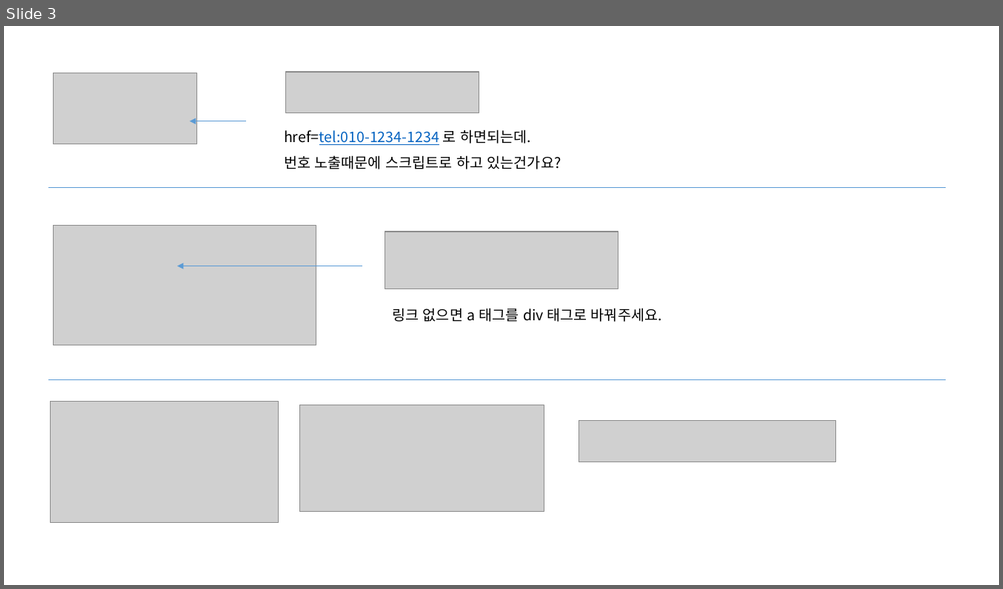
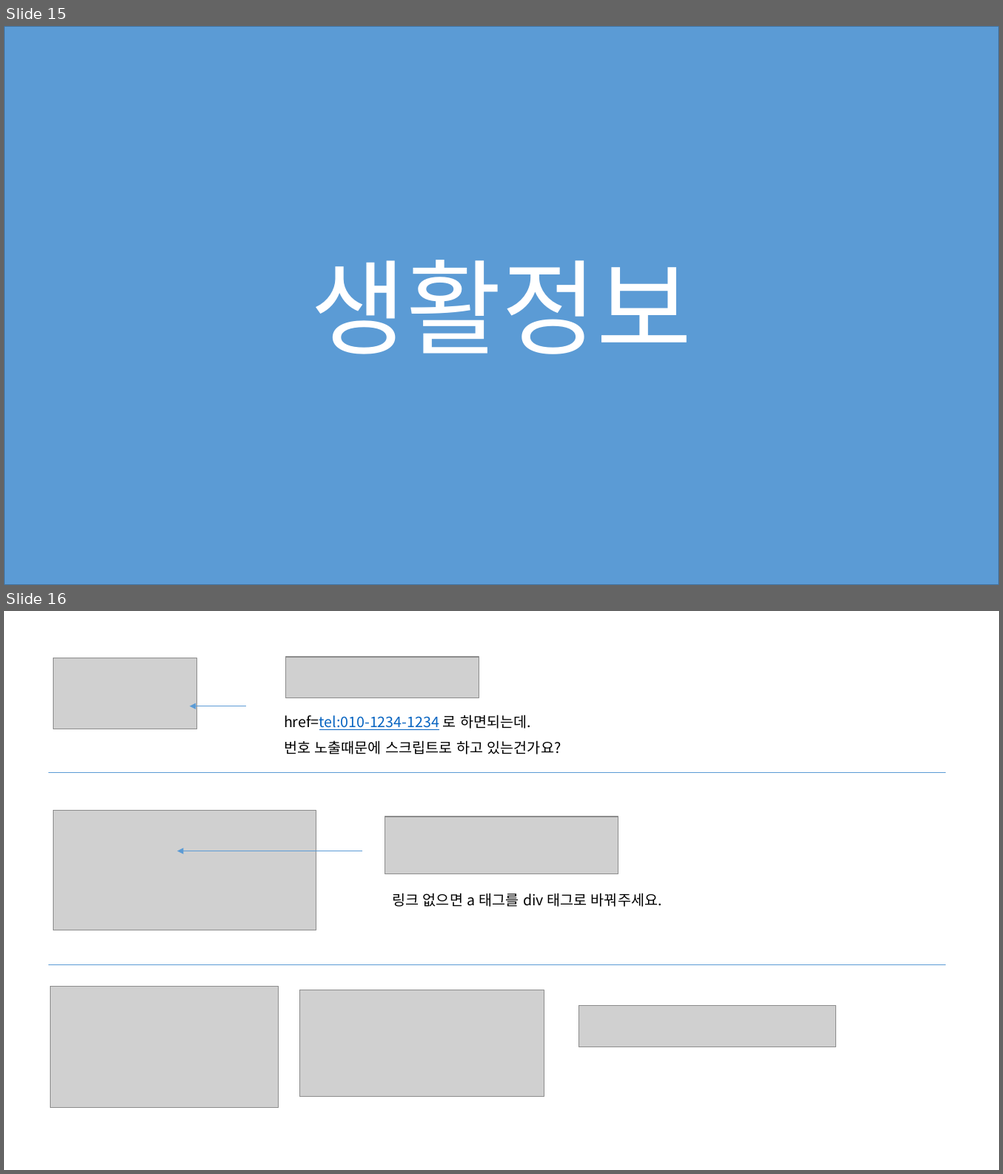
Before and after one commit to jeoungGyy/sejong, a slide deck: ppt/웹접근성 오류 체크(운영).pptx. Shown one above the other, each under a label of ours: slide 3 before the commit, slides 15 and 16 after it. The pictures are 1003x589 and 1003x1174 pixels, drawn with LibreOffice and Linux fonts; fonts in the diff are those of the drawing; grey boxes stand for pictures. Boxes give left, top, right and bottom in pixels: in the first picture for what was removed or moved away, otherwise in the second. Text is boxed around its words. In the diff, an @@ line names an element or a change of style, - is before the commit and + after.

```diff
--- a/ppt/웹접근성 오류 체크(운영).pptx
+++ b/ppt/웹접근성 오류 체크(운영).pptx
@@ slide 15 added at (4,26,999,585), background #FFFFFF @@
@@ rectangle added at (4,26,999,585), fill #5B9BD5, outline #43739E 1 pt, 100 pt, text #FFFFFF @@
+생활정보
@@ what was slide 3 is now slide 16 @@
```
Also in this commit, not shown: 1 slide changed, 18 other slides added, 2 slides removed, 4 other files.
